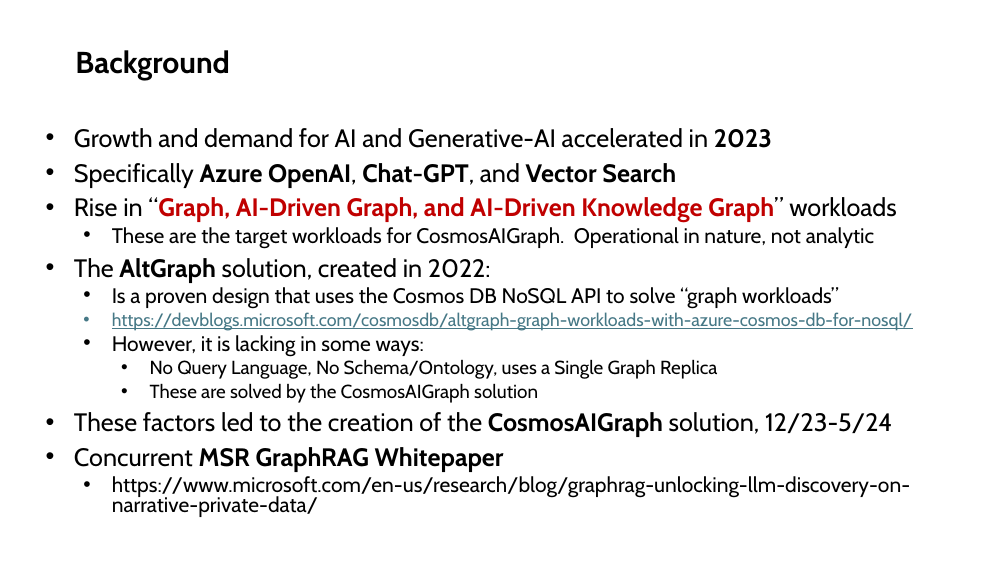
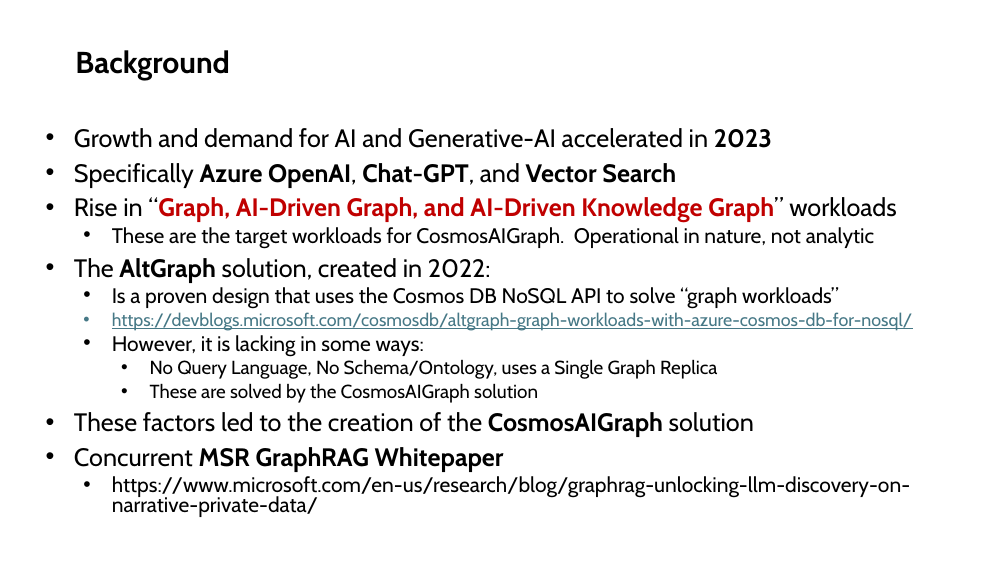
Before and after one commit to cjoakim/CosmosAIGraph, a slide deck: slide 2 of presentations/CosmosAIGraph-v2.pptx. Drawn at 1008x567 pixels with LibreOffice and Linux fonts; fonts in the diff are those of the drawing. Boxes give left, top, right and bottom in pixels: in the first picture for what was removed or moved away, otherwise in the second. Text is boxed around its words. In the diff, an @@ line names an element or a change of style, - is before the commit and + after.

```diff
--- a/presentations/CosmosAIGraph-v2.pptx
+++ b/presentations/CosmosAIGraph-v2.pptx
@@ subtitle at (74, 412, 754, 437): text changed @@
-• These factors led to the creation of the CosmosAIGraph solution, 12/23-5/24
+• These factors led to the creation of the CosmosAIGraph solution
```
Also in this commit, not shown: 5 other slides changed, 1 slide added, 1 slide removed, 27 other files.
